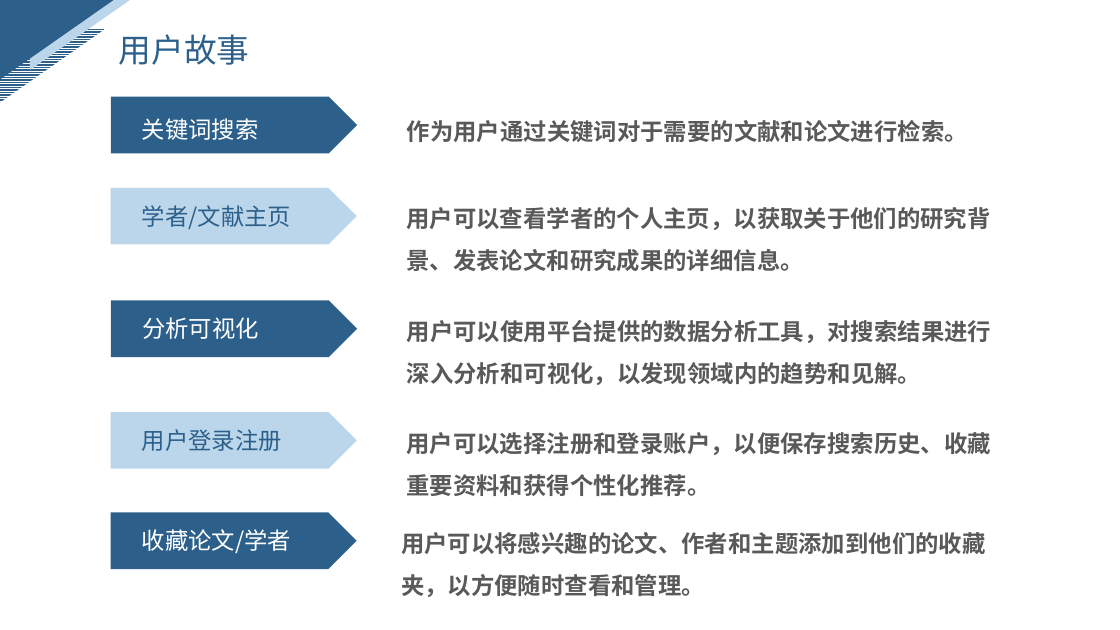
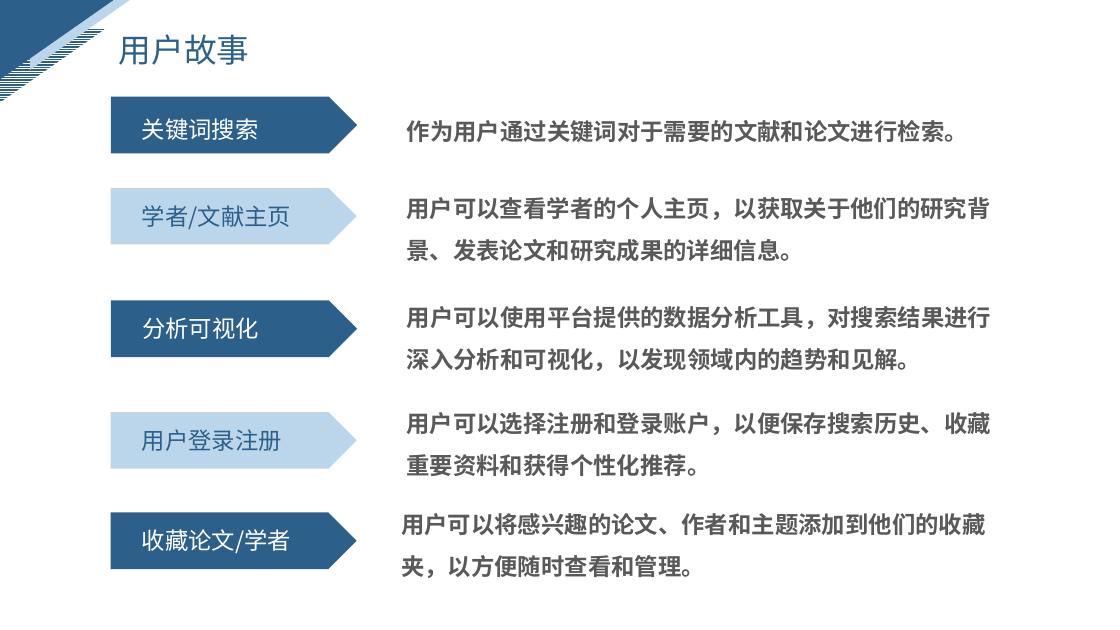
Before and after one commit to ZhangYHe/BIT-2023-ZYGC, a slide deck: slide 9 of doc/问题陈述.pptx (slide 7 before the commit). Drawn at 1120x630 pixels with LibreOffice and Linux fonts; fonts in the diff are those of the drawing. Boxes give left, top, right and bottom in pixels: in the first picture for what was removed or moved away, otherwise in the second. Text is boxed around its words. In the diff, an @@ line names an element or a change of style, - is before the commit and + after.

```diff
--- a/doc/问题陈述.pptx
+++ b/doc/问题陈述.pptx
@@ text "用户可以查看学者的个人主页，以获取关于他们的研究背景、发表论文和研究成果的详细信息。" moved from (x1=406, y1=207, x2=990, y2=271) to (x1=406, y1=197, x2=990, y2=261) @@
@@ text "用户可以使用平台提供的数据分析工具，对搜索结果进行深入分析和可视化，以发现领域内的趋势和见解。" moved from (x1=407, y1=320, x2=991, y2=385) to (x1=407, y1=306, x2=991, y2=371) @@
@@ text "用户可以选择注册和登录账户，以便保存搜索历史、收藏重要资料和获得个性化推荐。" moved from (x1=406, y1=432, x2=990, y2=496) to (x1=406, y1=412, x2=990, y2=476) @@
@@ text "用户可以将感兴趣的论文、作者和主题添加到他们的收藏夹，以方便随时查看和管理。" moved from (x1=401, y1=532, x2=985, y2=597) to (x1=401, y1=513, x2=985, y2=578) @@
```
Also in this commit, not shown: 6 other slides changed, 8 slides added.
